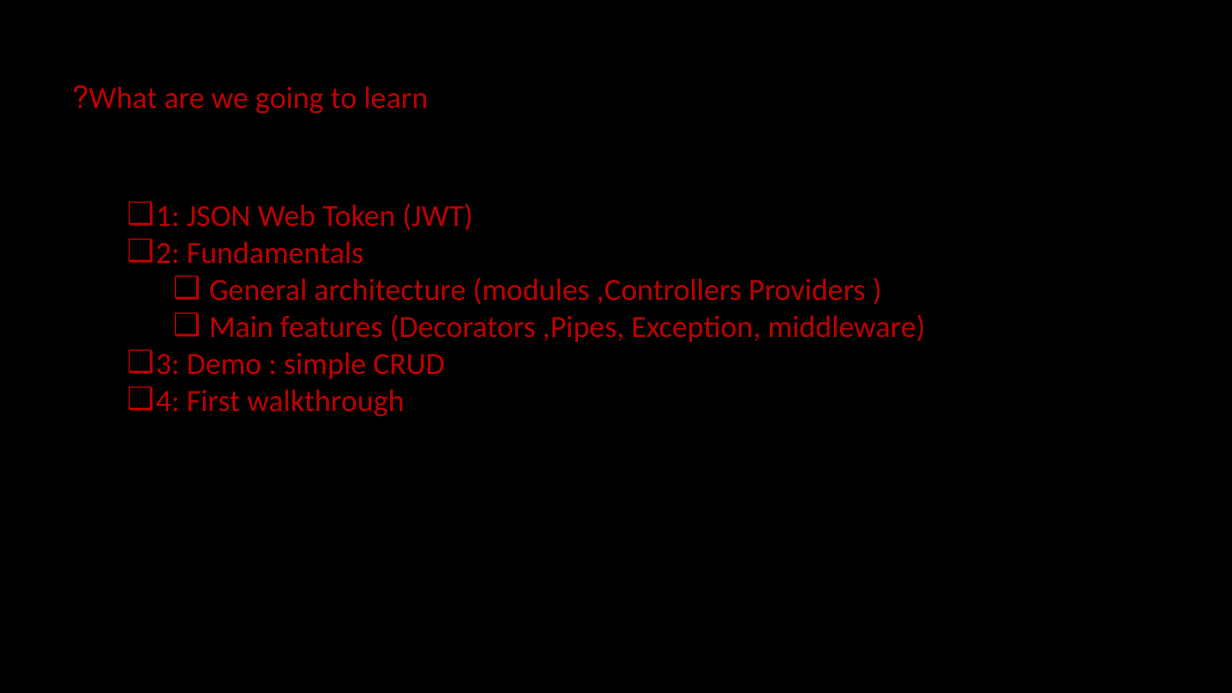
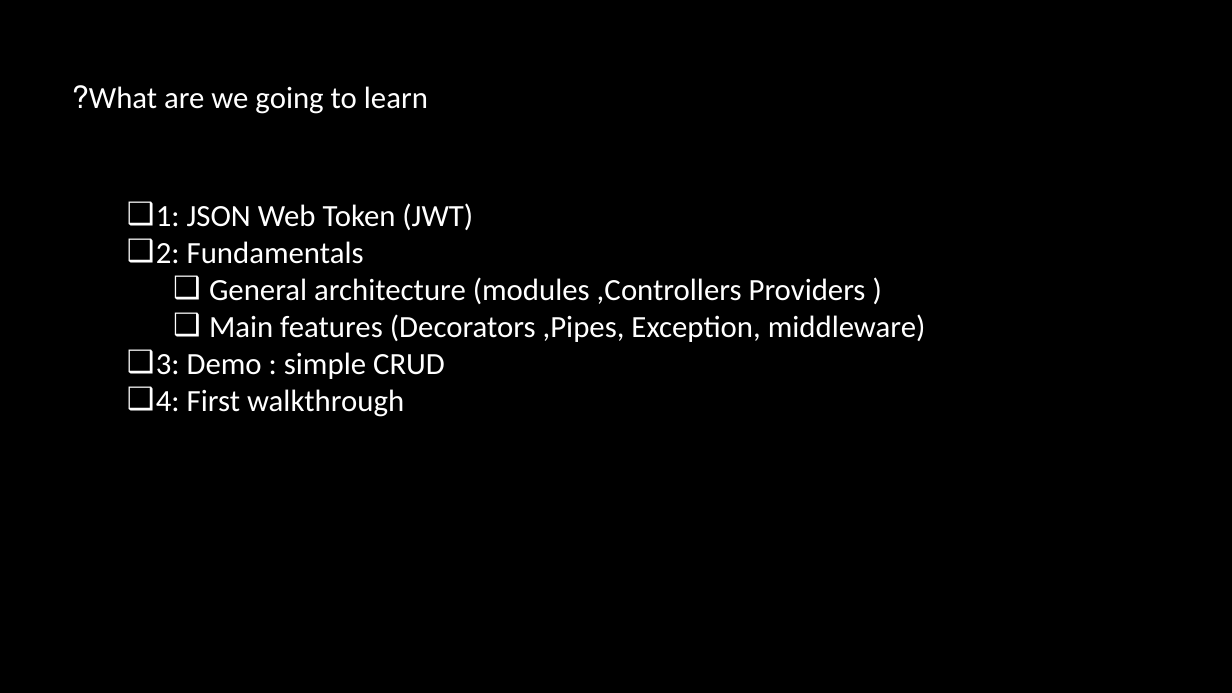
Before and after one commit to asafnaory/nestjs-course, a slide deck: slide 2 of presentations/lecture_jwt.pptx. Drawn at 1232x693 pixels with LibreOffice and Linux fonts; fonts in the diff are those of the drawing. Boxes give left, top, right and bottom in pixels: in the first picture for what was removed or moved away, otherwise in the second. Text is boxed around its words. In the diff, an @@ line names an element or a change of style, - is before the commit and + after.

```diff
--- a/presentations/lecture_jwt.pptx
+++ b/presentations/lecture_jwt.pptx
@@ text "What are we going to ..." at [89,86,428,114]: text colour #C00000 to #FFFFFF @@
@@ text "1: JSON Web Token (JWT)" at [156,203,926,417]: text colour #C00000 to #FFFFFF @@
```
Also in this commit, not shown: 6 other slides changed, 3 slides added, 9 other files.
